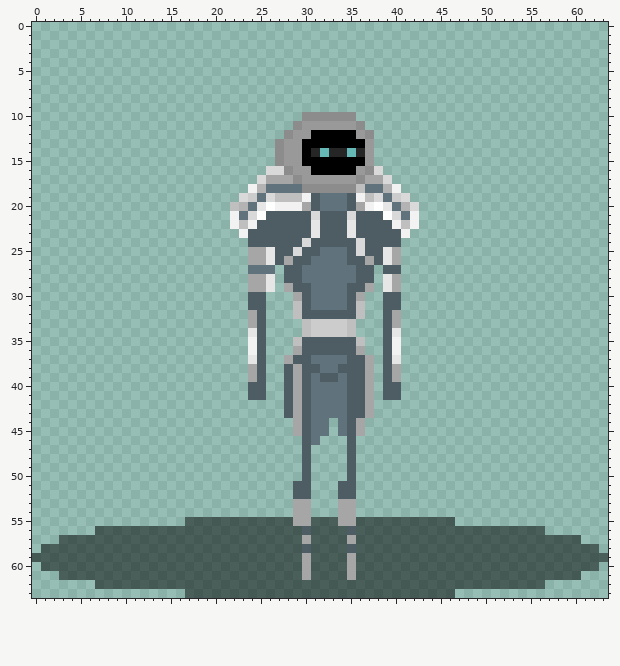
File history of a pixel-art sprite, Blizzard/Assets.xcassets/man.imageset/man.png. Above: the version before the commit.
The file is 64x64 pixels.
After:
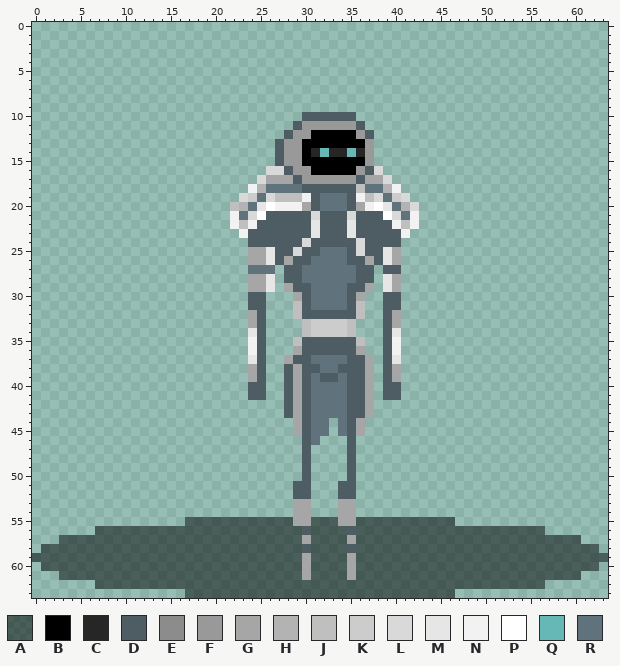
Palette (. is transparent): A #0000007f  B #000000  C #262626  D #4e5d64  E #8c8c8c  F #999999  G #a6a6a6  H #b3b3b3  J #bfbfbf  K #cccccc  L #d9d9d9  M #e6e6e6  N #f2f2f2  P #ffffff  Q #65b8b5  R #60727b
Commit message: Updated Character texture
Change:
y 10: x 30..35 EEEEEE -> DDDDDD
y 11: x 29 E -> D; x 36 E -> D
y 12: x 28 E -> D; x 37 E -> D
y 13..15: x 27 E -> D
y 16: x 28 E -> D; x 37 E -> D
y 17: x 29 E -> D; x 36 E -> D
y 18: x 30..35 EEEEEE -> DDDDDD
